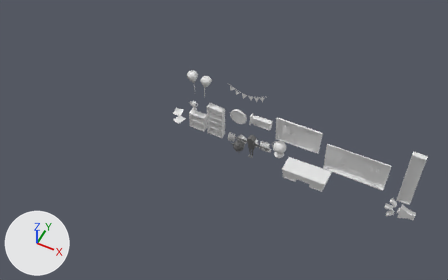
Before and after pictures for a commit that changed the Blender file SourceArt/Models/PropFactory.blend.
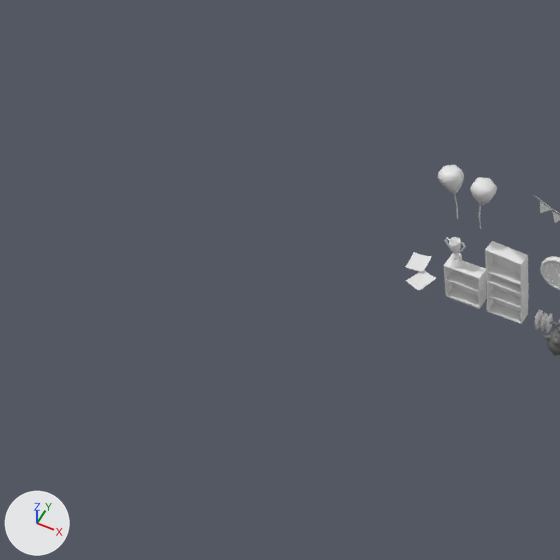
Each version is shown whole from a 50 mm camera at (5.5, -27.7, 34.0) aimed at (-8.0, -0.6, 0.0), then close up on the part from 0% to 53% of the width and 0% to 85% of the height. Arrows for +X, +Y and +Z are at lower left; the lights stay in place.

The first close-up shows 'Prop_ShelvesUnit', 'Prop_ShelvesUnit.001'.
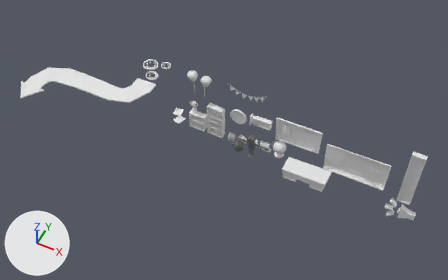
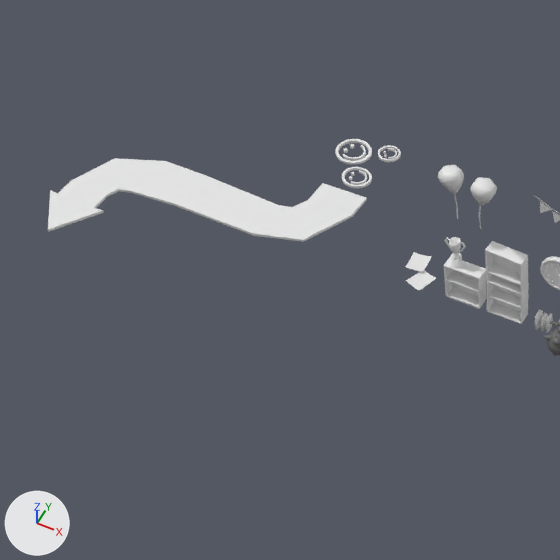
What differs and where, as boxes [x1, y1, x2, y2] in the close-ups (560 x 560 px):
'TutorialArrow', added
    after: [48, 139, 401, 242]

The change, as a diff of the scene's bpy script:
```diff
--- a/SourceArt/Models/PropFactory.blend.py
+++ b/SourceArt/Models/PropFactory.blend.py
@@ me_sphere_001 @@
+me_sphere_001.from_pydata(...)  # 1062 vertices, 874 faces; spans x -4.37..5.47, y -3.72..5.06, z -0.05..0.05
@@ ob_tutorialarrow @@
+ob_tutorialarrow = bpy.data.objects.new('TutorialArrow', me_sphere_001)
+ob_tutorialarrow.location = (-20.98, 0.0, 0.0)
```
